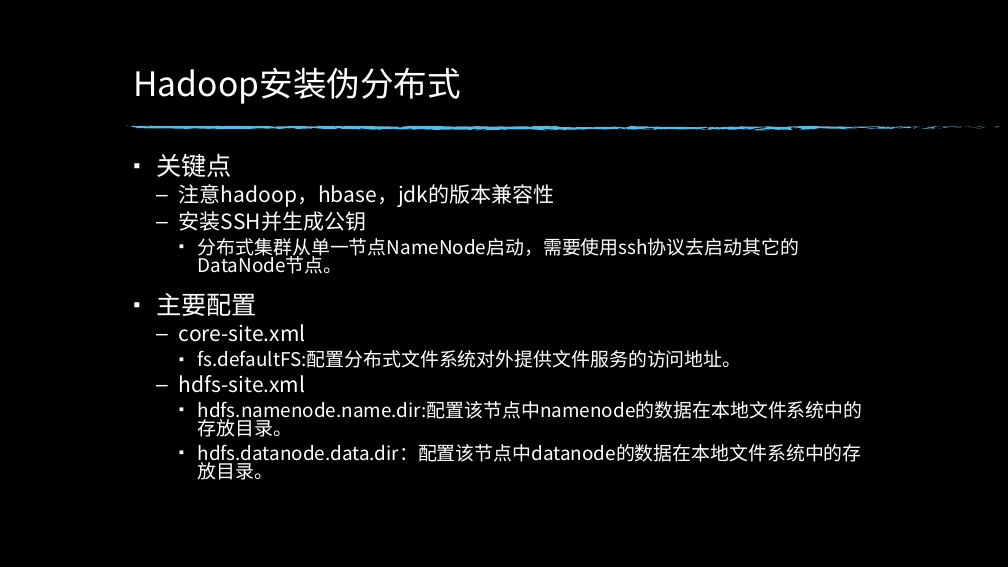
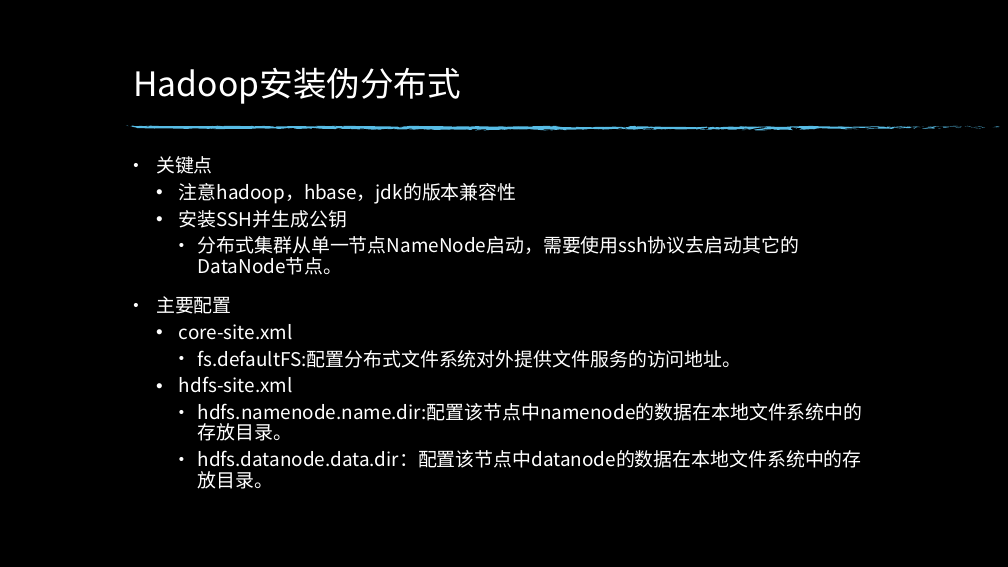
Before and after one commit to luminocean/cloud-computing, a slide deck: slide 8 of homework/实践1.pptx (slide 7 before the commit). Drawn at 1008x567 pixels with LibreOffice and Linux fonts; fonts in the diff are those of the drawing; background and template pictures are left out. Boxes give left, top, right and bottom in pixels: in the first picture for what was removed or moved away, otherwise in the second. Text is boxed around its words. In the diff, an @@ line names an element or a change of style, - is before the commit and + after.

```diff
--- a/homework/实践1.pptx
+++ b/homework/实践1.pptx
@@ text "关键点" at <box>156,156,863,489</box>: size 24 to 18 pt in "关键点", "主要配置"; size 20 to 18 pt in "注意hadoop，hbase，jdk的版本兼容性", "安装SSH并生成公钥", "core-site.xml", "hdfs-site.xml"; bullet ▪ to •; line spacing 0.8 to 0.9; bullet – to • @@
```
Also in this commit, not shown: 7 other slides changed, 3 slides added, 2 slides removed, 4 other files.
